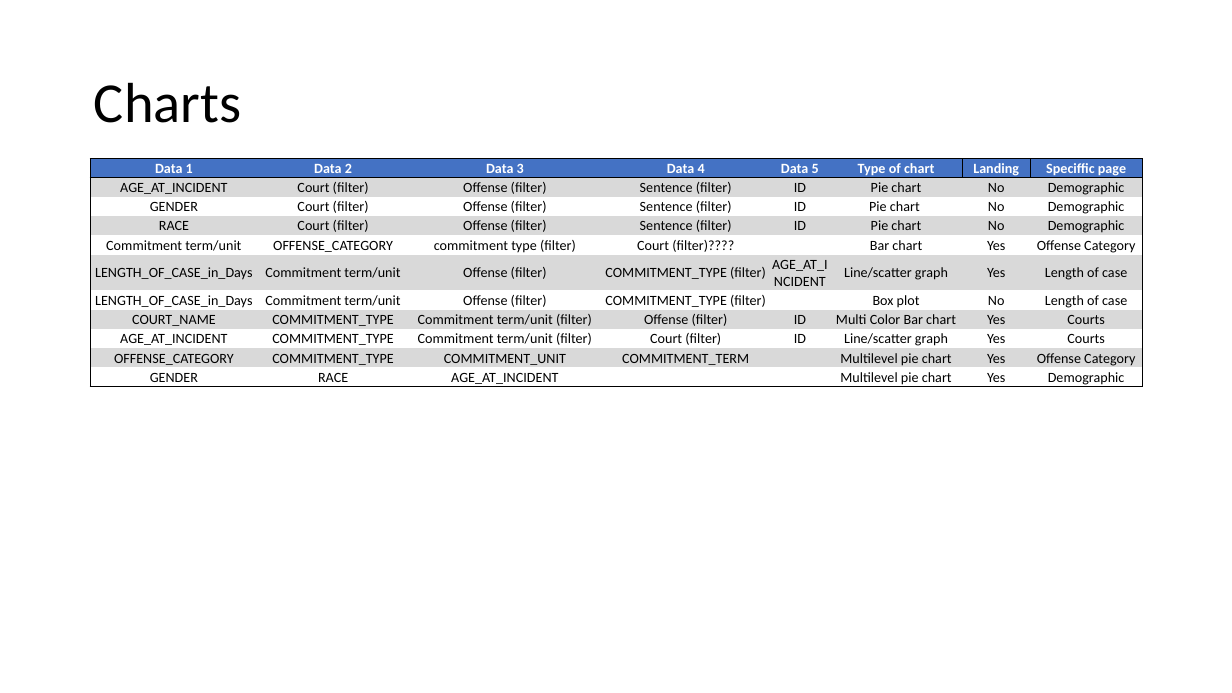
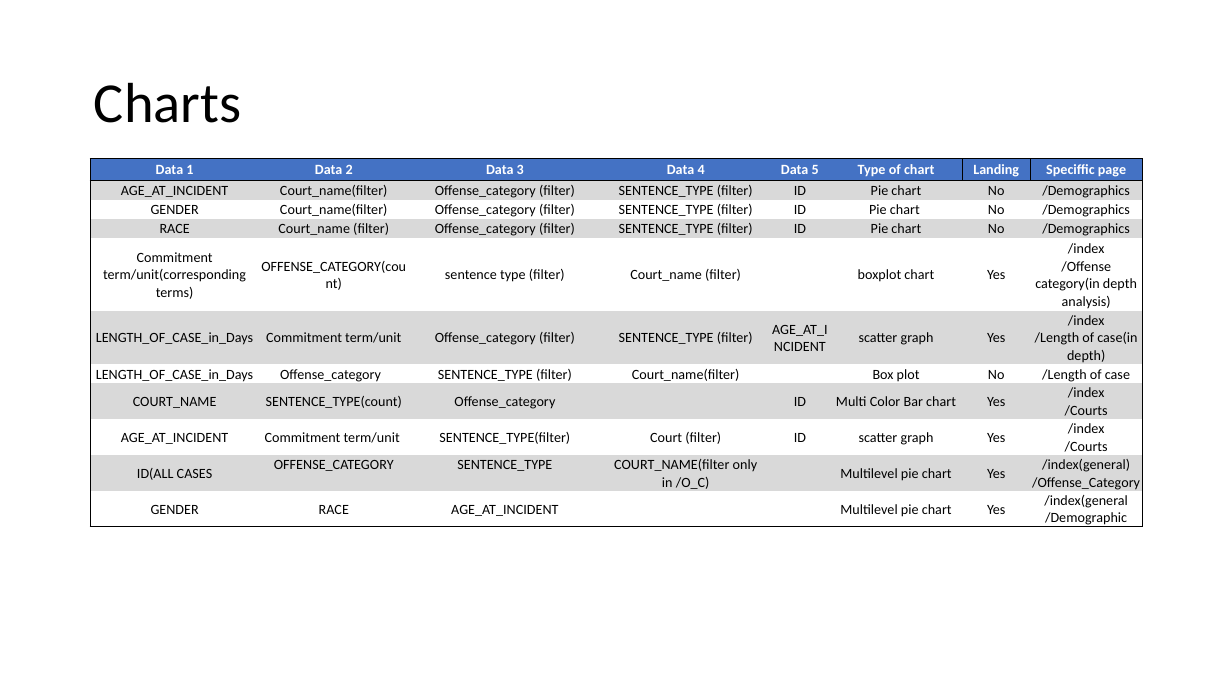
Before and after one commit to cckuqui/CCSAO-Sentencing, a slide deck: slide 2 of sketches.pptx. Drawn at 1232x693 pixels with LibreOffice and Linux fonts; fonts in the diff are those of the drawing. Boxes give left, top, right and bottom in pixels: in the first picture for what was removed or moved away, otherwise in the second. Text is boxed around its words. In the diff, an @@ line names an element or a change of style, - is before the commit and + after.

Commit message:
Updated charts table in ppt

```diff
--- a/sketches.pptx
+++ b/sketches.pptx
@@ table at [90,158,1143,529] @@
-row 2: AGE_AT_INCIDENT | Court (filter) | Offense (filter) | Sentence (filter) | ID | Pie chart | No | Demographic
+row 2: AGE_AT_INCIDENT | Court_name(filter) | Offense_category (filter) | SENTENCE_TYPE (filter) | ID | Pie chart | No | /Demographics
-row 3: GENDER | Court (filter) | Offense (filter) | Sentence (filter) | ID | Pie chart | No | Demographic
+row 3: GENDER | Court_name(filter) | Offense_category (filter) | SENTENCE_TYPE (filter) | ID | Pie chart | No | /Demographics
-row 4: RACE | Court (filter) | Offense (filter) | Sentence (filter) | ID | Pie chart | No | Demographic
+row 4: RACE | Court_name (filter) | Offense_category (filter) | SENTENCE_TYPE (filter) | ID | Pie chart | No | /Demographics
-row 5: Commitment term/unit | OFFENSE_CATEGORY | commitment type (filter) | Court (filter)???? |  | Bar chart | Yes | Offense Category
+row 5: Commitment term/unit(corresponding terms) | OFFENSE_CATEGORY(count) | sentence type (filter) | Court_name (filter) |  | boxplot chart | Yes | /index / /Offense category(in depth analysis)
-row 6: LENGTH_OF_CASE_in_Days | Commitment term/unit | Offense (filter) | COMMITMENT_TYPE (filter) | AGE_AT_INCIDENT | Line/scatter graph | Yes | Length of case
+row 6: LENGTH_OF_CASE_in_Days | Commitment term/unit | Offense_category (filter) | SENTENCE_TYPE (filter) | AGE_AT_INCIDENT | scatter graph | Yes | /index / /Length of case(in depth)
-row 7: LENGTH_OF_CASE_in_Days | Commitment term/unit | Offense (filter) | COMMITMENT_TYPE (filter) |  | Box plot | No | Length of case
+row 7: LENGTH_OF_CASE_in_Days | Offense_category | SENTENCE_TYPE (filter) | Court_name(filter) |  | Box plot | No | /Length of case
-row 8: COURT_NAME | COMMITMENT_TYPE | Commitment term/unit (filter) | Offense (filter) | ID | Multi Color Bar chart | Yes | Courts
+row 8: COURT_NAME | SENTENCE_TYPE(count) | Offense_category |  | ID | Multi Color Bar chart | Yes | /index / /Courts
-row 9: AGE_AT_INCIDENT | COMMITMENT_TYPE | Commitment term/unit (filter) | Court (filter) | ID | Line/scatter graph | Yes | Courts
+row 9: AGE_AT_INCIDENT | Commitment term/unit | SENTENCE_TYPE(filter) | Court (filter) | ID | scatter graph | Yes | /index / /Courts
-row 10: OFFENSE_CATEGORY | COMMITMENT_TYPE | COMMITMENT_UNIT | COMMITMENT_TERM |  | Multilevel pie chart | Yes | Offense Category
+row 10: ID(ALL CASES | OFFENSE_CATEGORY | SENTENCE_TYPE | COURT_NAME(filter only in /O_C) |  | Multilevel pie chart | Yes | /index(general) / /Offense_Category
-row 11, column 8: Demographic
+row 11, column 8: /index(general / /Demographic
```
